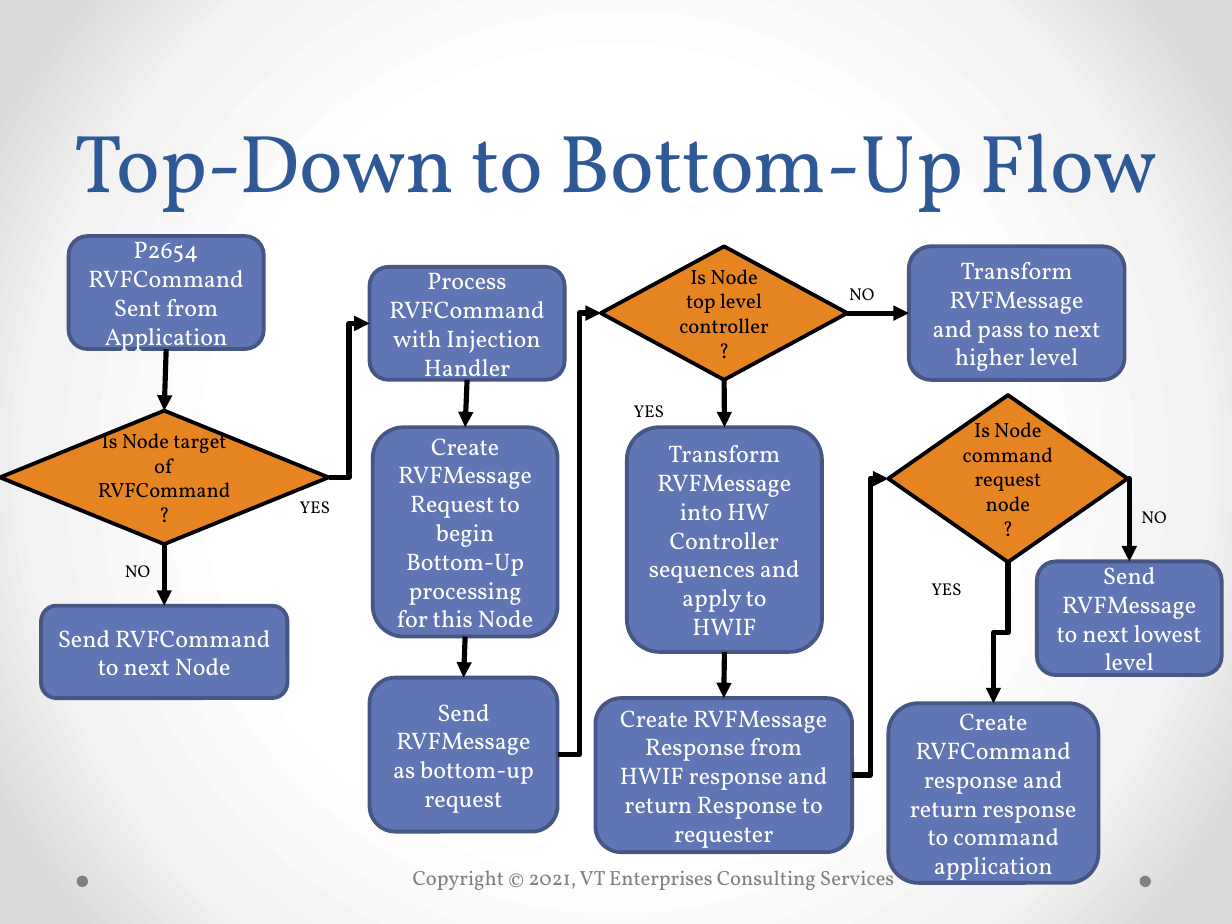
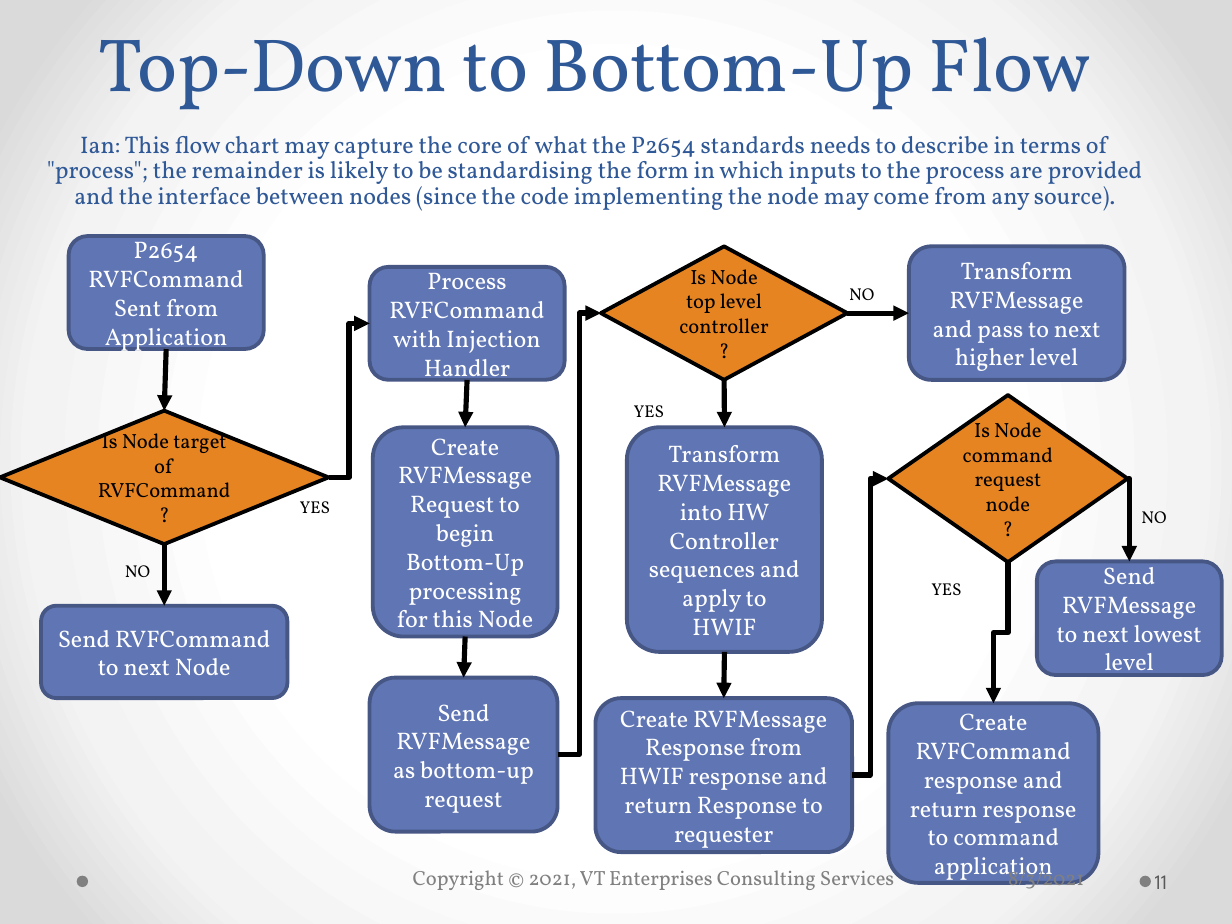
Before and after one commit to bradfordvt/P2654Model2, a slide deck: slide 11 of docs/MJBUnification20210720.pptx. Drawn at 1232x924 pixels with LibreOffice and Linux fonts; fonts in the diff are those of the drawing; background and template pictures are left out. Boxes give left, top, right and bottom in pixels: in the first picture for what was removed or moved away, otherwise in the second. Text is boxed around its words. In the diff, an @@ line names an element or a change of style, - is before the commit and + after.

```diff
--- a/docs/MJBUnification20210720.pptx
+++ b/docs/MJBUnification20210720.pptx
@@ title at box(47, 37, 1143, 211): text changed; size 48 to 14 pt @@
-Top-Down to Bottom-Up Flow
+Top-Down to Bottom-Up Flow
+Ian: This flow chart may capture the core of what the P2654 standards needs to describe in terms of "process"; the remainder is likely to be standardising the form in which inputs to the process are provided and the interface between nodes (since the code implementing the node may come from any source).
@@ text added at box(1008, 866, 1084, 895), 12 pt, text #808080 @@
+8/3/2021
@@ page number added at box(1155, 875, 1167, 889), 12 pt, text #595959 @@
+11
```
Also in this commit, not shown: 10 other slides changed, 6 slides added.
